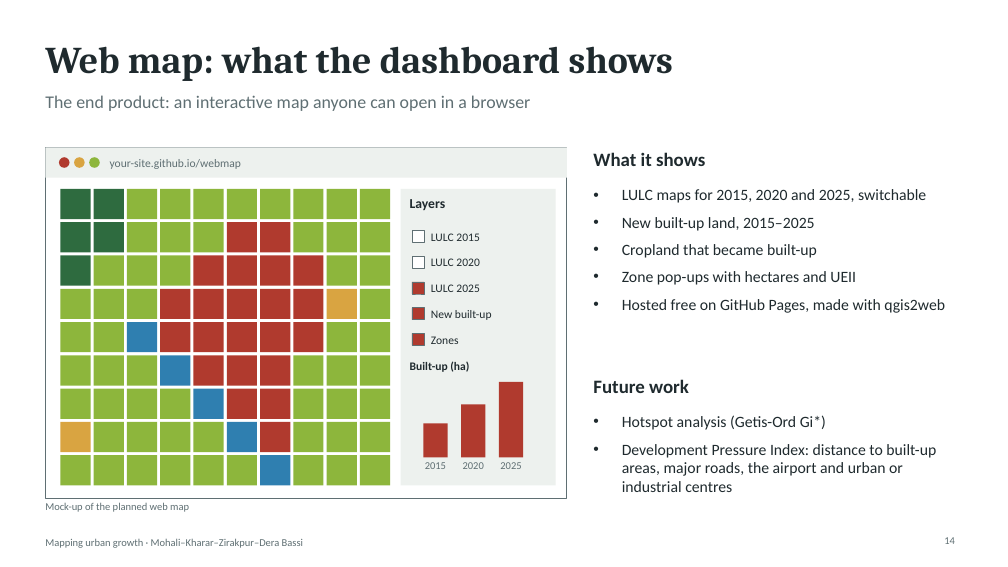
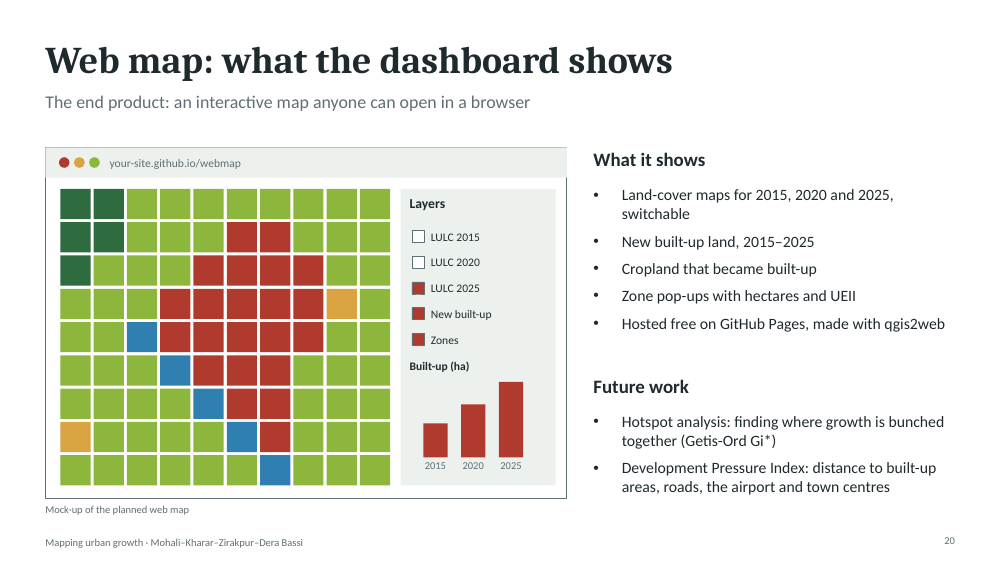
Before and after one commit to SharmaAbhimanyueco/Supriyaaanya, a slide deck: slide 20 of slides/Urban_Growth_Mohali_slides.pptx (slide 14 before the commit). Drawn at 1008x567 pixels with LibreOffice and Linux fonts; fonts in the diff are those of the drawing. Boxes give left, top, right and bottom in pixels: in the first picture for what was removed or moved away, otherwise in the second. Text is boxed around its words. In the diff, an @@ line names an element or a change of style, - is before the commit and + after.

```diff
--- a/slides/Urban_Growth_Mohali_slides.pptx
+++ b/slides/Urban_Growth_Mohali_slides.pptx
@@ text at [622,189,894,219]: text changed @@
-• LULC maps for 2015, 2020 and 2025, switchable
+• Land-cover maps for 2015, 2020 and 2025, switchable
@@ text at [622,416,945,495]: text changed @@
-• Hotspot analysis (Getis-Ord Gi*)
-• Development Pressure Index: distance to built-up areas, major roads, the airport and urban or industrial centres
+• Hotspot analysis: finding where growth is bunched together (Getis-Ord Gi*)
+• Development Pressure Index: distance to built-up areas, roads, the airport and town centres
@@ page number at [944,537,955,544]: text changed @@
-14
+20
```
Also in this commit, not shown: 13 other slides changed, 8 slides added, 1 slide removed, 37 other files.
